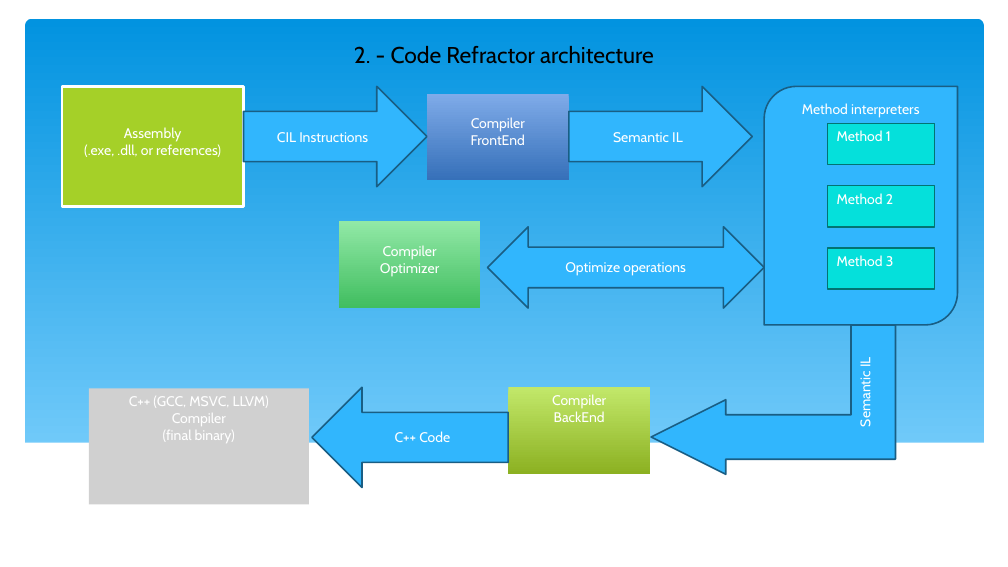
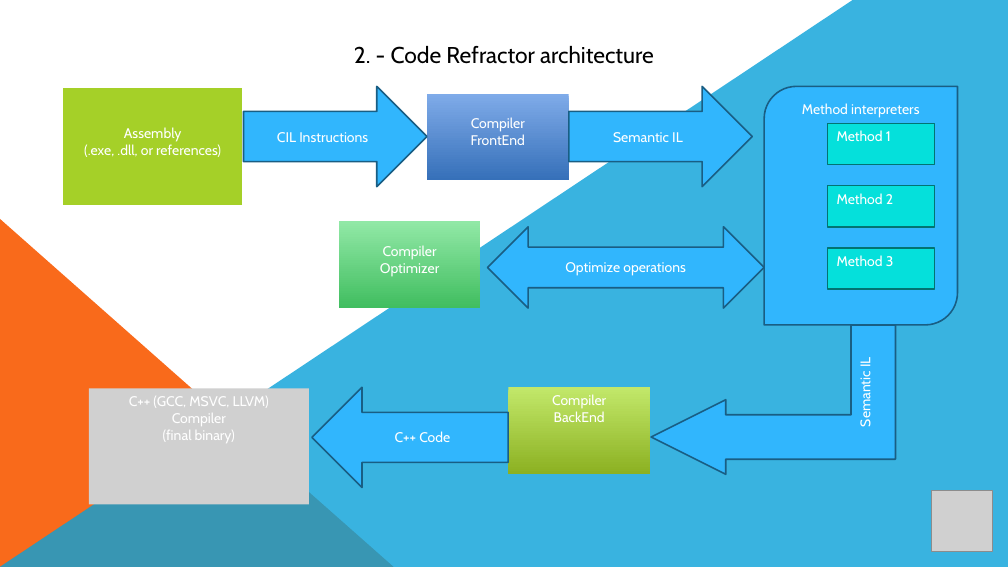
Before and after one commit to ciplogic/CodeRefractor, a slide deck: slide 4 of Documentation/Slides_final.pptx. Drawn at 1008x567 pixels with LibreOffice and Linux fonts; fonts in the diff are those of the drawing; grey boxes stand for pictures. Boxes give left, top, right and bottom in pixels: in the first picture for what was removed or moved away, otherwise in the second. Text is boxed around its words. In the diff, an @@ line names an element or a change of style, - is before the commit and + after.

```diff
--- a/Documentation/Slides_final.pptx
+++ b/Documentation/Slides_final.pptx
@@ freeform shape added at (0,0,1008,567), fill #08A1D9 at 80% opacity @@
@@ rounded rectangle removed at (26,19,984,223) @@
@@ rounded rectangle removed at (26,19,984,519) @@
@@ rectangle removed at (24,139,986,249) @@
@@ rectangle removed at (289,140,900,210) @@
@@ rectangle removed at (618,140,983,194) @@
@@ right triangle added at (0,219,394,567), fill #F96A1B @@
@@ rectangle removed at (24,443,986,552) @@
@@ rectangle removed at (668,455,985,514) @@
@@ picture added at (932,491,993,552) @@
```
Also in this commit, not shown: 13 other slides changed, 3 other files.
